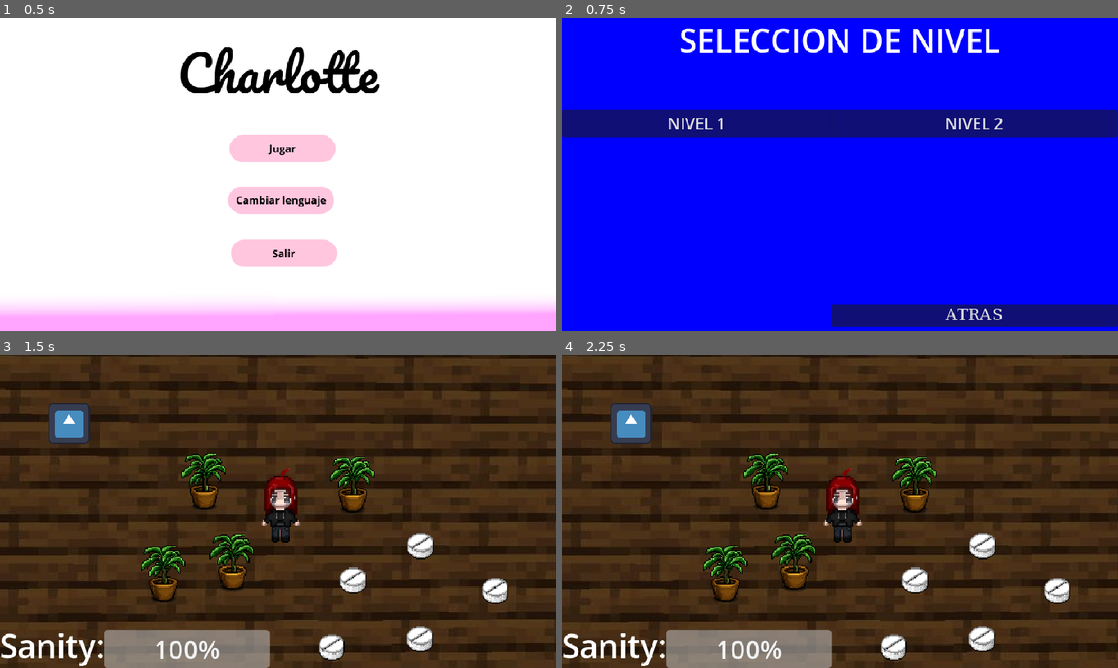
Above: before the commit, frames 1-4 (two rows, left to right).
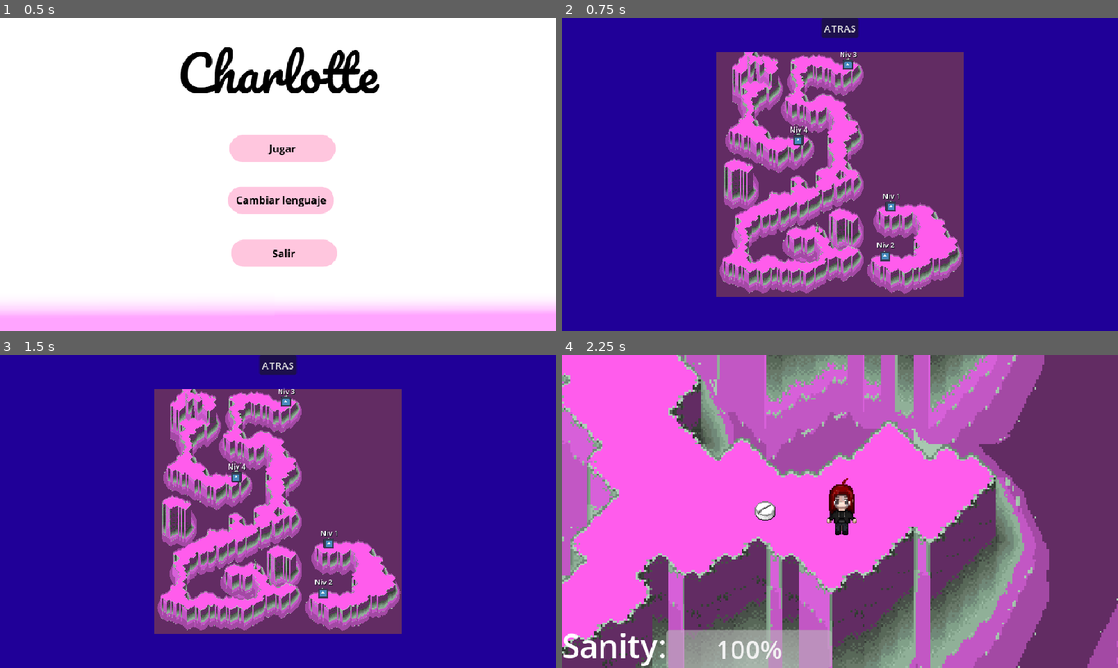
Above: after the commit, the same moments.

Repository: Tafi0405/Charlotte
Game: Godot game, scene res://Menu_principal.tscn
Same seed, same stepped clock (60 frames per second), same inputs: the game is played once before the commit and once after it. The engine's default icon, where the game draws it, is replaced by a stand-in: a white triangle on a blue panel in a dark square.
Inputs (mouse positions are in pixels of both pictures, inside the frame that each line leads up to):
- Up to frame 1 (0.5 s): no input
- Up to frame 2 (0.75 s): click (845, 146) at 0.5 s
- Up to frame 3 (1.5 s): click (133, 461) at 1.25 s, where only the run before the commit has a clickable "NIVEL 1"
- Up to frame 4 (2.25 s): click (890, 542) at 2 s, where only the run after the commit has a clickable "Niv 1"

Frame 1 is identical in both runs. In frame 2, 100% of the frame differs, in the area x 0-100%, y 0-100%; in frame 3, 100%; in frame 4, 99%.

Commit message:
ajuste el sistema de dialogos
hice una pequeña prueba del sistema de dialogos porque ante solo se podia con npc pero ahora he puesto un json para asi no se mezclen las cosas

Diff:
--- a/caja_dialogo.tscn
+++ b/caja_dialogo.tscn
@@ -6,13 +6,15 @@
 script = ExtResource("1_ks8wp")
 
 [node name="PanelDialogo" type="Panel" parent="." unique_id=885190163]
-offset_right = 284.0
-offset_bottom = 113.0
+offset_left = 8.0
+offset_top = 302.0
+offset_right = 855.0
+offset_bottom = 415.0
 
 [node name="TextoDialogo" type="RichTextLabel" parent="PanelDialogo" unique_id=2104741838]
 layout_mode = 0
-offset_right = 283.0
-offset_bottom = 40.0
+offset_right = 840.0
+offset_bottom = 104.0
 
 [node name="OpcionesContainer" type="VBoxContainer" parent="PanelDialogo" unique_id=772519774]
 layout_mode = 1
--- /dev/null
+++ b/json/dialogo_1.json
@@ -0,0 +1,41 @@
+{
+  "npc_1": {
+    "fase_1": {
+      "texto": "¡Hola Charlotte! Qué bueno verte. ¿Necesitas algo en particular?",
+      "opcion_1_texto": "Buscar medicina",
+      "opcion_1_siguiente": "fase_medicina",
+      "opcion_2_texto": "Solo explorar",
+      "opcion_2_siguiente": "fase_explorar"
+    },
+    "fase_medicina": {
+      "texto": "La toxicidad es alta aquí... ¿Quieres un antídoto?",
+      "opcion_1_texto": "Sí, por favor",
+      "opcion_1_siguiente": "final_medicina_si",
+      "opcion_2_texto": "No, estoy bien",
+      "opcion_2_siguiente": "final_medicina_no"
+    },
+    "fase_explorar": {
+      "texto": "Hay zonas peligrosas cerca. ¿Quieres un consejo?",
+      "opcion_1_texto": "Dame un consejo",
+      "opcion_1_siguiente": "final_explorar_si",
+      "opcion_2_texto": "Seguir solo",
+      "opcion_2_siguiente": "final_explorar_no"
+    },
+    "final_medicina_si": {
+      "texto": "NPC: Toma esto. Te ayudará.",
+      "es_final": true
+    },
+    "final_medicina_no": {
+      "texto": "NPC: De acuerdo. Si te sientes mal, avísame.",
+      "es_final": true
+    },
+    "final_explorar_si": {
+      "texto": "NPC: Evita el área oeste, hay trampas.",
+      "es_final": true
+    },
+    "final_explorar_no": {
+      "texto": "NPC: Mucha suerte en tu camino.",
+      "es_final": true
+    }
+  }
+}
--- a/menu_principal.gd
+++ b/menu_principal.gd
@@ -3,7 +3,7 @@
 
 
 func _on_bjugar_pressed() -> void:
-	get_tree().change_scene_to_file("res://blue.tscn")
+	get_tree().change_scene_to_file("res://mapa_mundo.tscn")
 
 func _on_bsalir_pressed() -> void:
 	pass # Replace with function body.
--- a/npc.gd
+++ b/npc.gd
@@ -1,37 +1,72 @@
 extends StaticBody2D
 
-@export var caja_dialogo_scene: PackedScene
+@export var npc_id: String = "npc_1" # Identificador en el JSON
+@export var caja_dialogo_scene: PackedScene = preload("res://caja_dialogo.tscn")
 var caja_dialogo_instancia = null
 
-var player_in_range: bool = false
 var in_conversation: bool = false
-var fase_dialogo: int = 0
+var fase_actual: String = "fase_1"
+var datos_dialogos: Dictionary = {}
 
 func _ready() -> void:
+	cargar_json_dialogos()
+
 	if caja_dialogo_scene:
 		caja_dialogo_instancia = caja_dialogo_scene.instantiate()
 		add_child(caja_dialogo_instancia)
 		caja_dialogo_instancia.opcion_seleccionada.connect(_on_opcion_seleccionada)
 
+func cargar_json_dialogos() -> void:
+	# Cambiamos la ruta a dialogo_1.json para que apunte al archivo nuevo
+	if FileAccess.file_exists("res://json/dialogo_1.json"):
+		var archivo = FileAccess.open("res://json/dialogo_1.json", FileAccess.READ)
+		var json = JSON.new()
+		var resultado = json.parse(archivo.get_as_text())
+		if resultado == OK:
+			datos_dialogos = json.get_data()
+		else:
+			print("Error al analizar el JSON de diálogos.")
+	else:
+		print("No se encontró el archivo dialogo_1.json en res://")
+
 func interactuar_con_npc() -> void:
+	if caja_dialogo_instancia == null or datos_dialogos.is_empty():
+		return
+
 	if not in_conversation:
 		in_conversation = true
-		fase_dialogo = 1
+		fase_actual = "fase_1"
+		mostrar_fase_actual()
+
+func mostrar_fase_actual() -> void:
+	if not datos_dialogos.has(npc_id) or not datos_dialogos[npc_id].has(fase_actual):
+		return
+
+	var nodo_fase = datos_dialogos[npc_id][fase_actual]
+
+	# Si es un nodo final (solo texto sin opciones)
+	if nodo_fase.has("es_final") and nodo_fase["es_final"]:
+		caja_dialogo_instancia.mostrar_texto(nodo_fase["texto"])
+		await get_tree().create_timer(3.0).timeout
+		in_conversation = false
+		caja_dialogo_instancia.ocultar()
+	else:
+		# Muestra la pregunta y los dos botones con texto del JSON
 		caja_dialogo_instancia.mostrar_opciones(
-			"¡Hola Charlotte! ¿Buscas algo?",
-			"1. Buscar medicina",
-			"2. Solo explorar"
+			nodo_fase["texto"],
+			nodo_fase["opcion_1_texto"],
+			nodo_fase["opcion_2_texto"]
 		)
 
 func _on_opcion_seleccionada(opcion: int) -> void:
-	if fase_dialogo == 1:
-		if opcion == 1:
-			caja_dialogo_instancia.mostrar_texto("NPC: Ten cuidado con la toxicidad.")
-		elif opcion == 2:
-			caja_dialogo_instancia.mostrar_texto("NPC: Explora con precaución.")
+	if not in_conversation:
+		return
 
-		fase_dialogo = 0
-		in_conversation = false
-		await get_tree().create_timer(2.5).timeout
-		if not in_conversation:
-			caja_dialogo_instancia.ocultar()
+	var nodo_fase = datos_dialogos[npc_id][fase_actual]
+
+	if opcion == 1:
+		fase_actual = nodo_fase["opcion_1_siguiente"]
+	elif opcion == 2:
+		fase_actual = nodo_fase["opcion_2_siguiente"]
+
+	mostrar_fase_actual()
--- a/project.godot
+++ b/project.godot
@@ -16,7 +16,7 @@
 
 config/name="charlotte"
 run/main_scene="uid://c7kw10xal687q"
-config/features=PackedStringArray("4.5", "Forward Plus")
+config/features=PackedStringArray("4.6", "Forward Plus")
 config/icon="res://icon.svg"
 
 [autoload]
